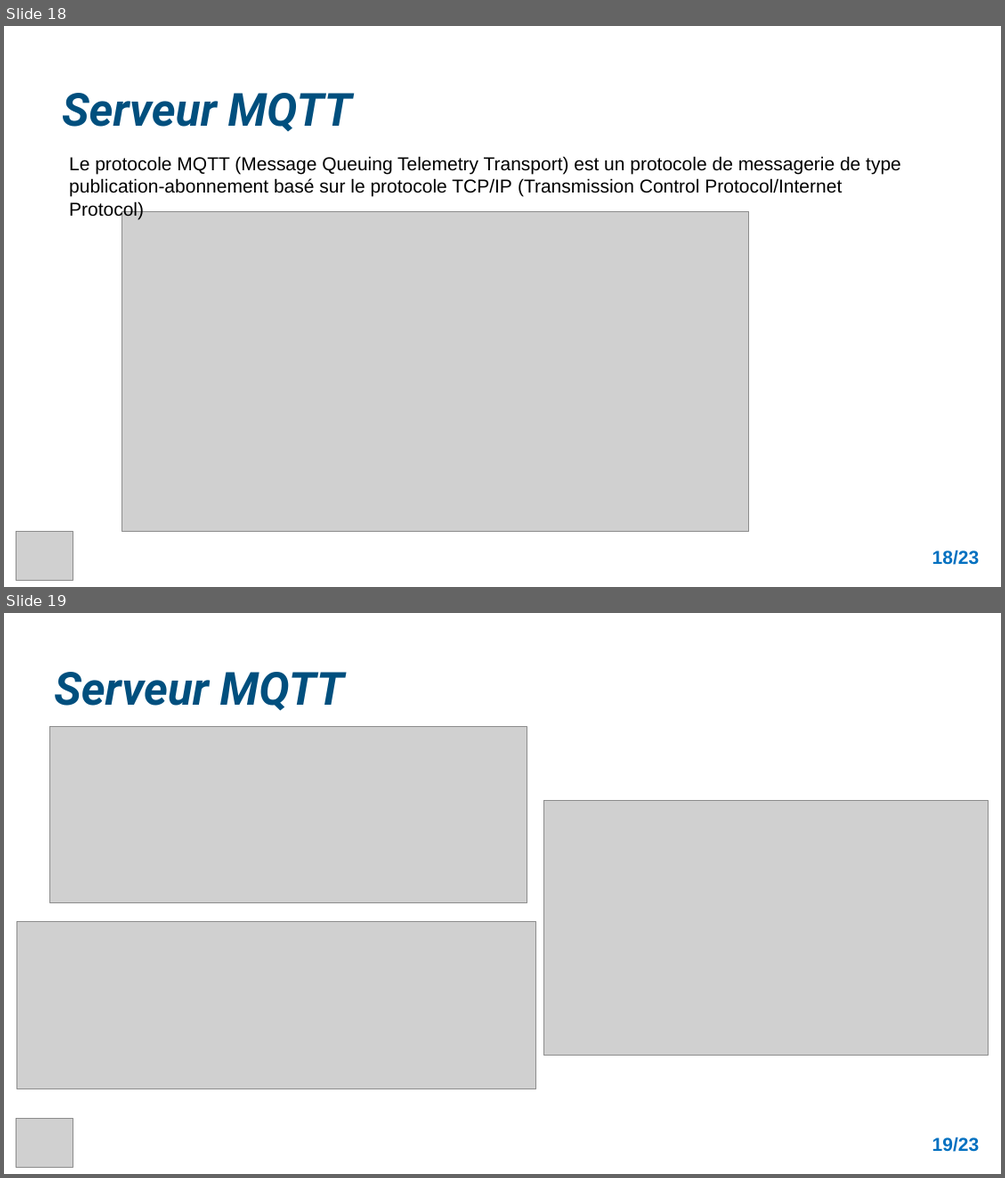
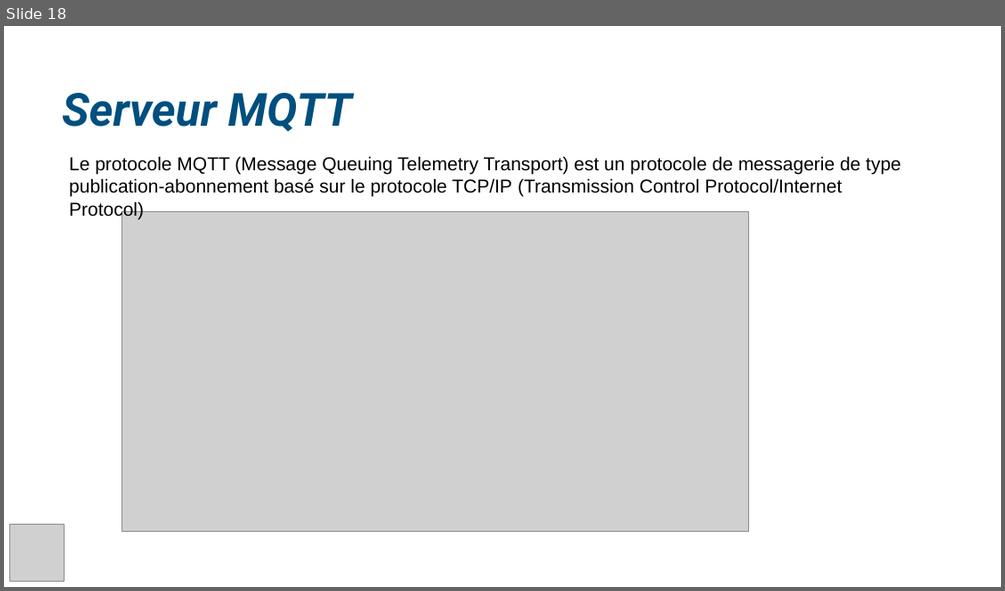
Before and after one commit to AnthonyKTTR67/projet, a slide deck: Rapport_&_Revue/Revue 2/Presentation_Revue_2_KETTERER_Anthony.pptx. Shown one above the other, each under a label of ours: slides 18 and 19 before the commit, slide 18 after it. The pictures are 1005x1178 and 1005x591 pixels, drawn with LibreOffice and Linux fonts; fonts in the diff are those of the drawing; grey boxes stand for pictures; background and template pictures are left out. Boxes give left, top, right and bottom in pixels: in the first picture for what was removed or moved away, otherwise in the second. Text is boxed around its words. In the diff, an @@ line names an element or a change of style, - is before the commit and + after.

```diff
--- a/Rapport_&_Revue/Revue 2/Presentation_Revue_2_KETTERER_Anthony.pptx
+++ b/Rapport_&_Revue/Revue 2/Presentation_Revue_2_KETTERER_Anthony.pptx
@@ slide 19 removed at [4,613,1001,1174], background picture (left out) @@
@@ title removed at [54,672,344,711] @@
-Serveur MQTT
@@ picture removed at [49,727,526,902] @@
@@ picture removed at [544,801,988,1055] @@
@@ picture removed at [16,921,535,1088] @@
@@ picture removed at [16,1119,73,1167] @@
@@ text removed at [932,1136,979,1151] @@
-19/23
@@ slide 18 changed as well @@
@@ picture: place and size @@
-picture at [16,532,73,580]
+picture at [9,524,64,580]
@@ text removed at [932,549,979,564] @@
-18/23
```
Also in this commit, not shown: 3 other slides changed, 17 slides added, 18 other slides removed, 20 other files.
